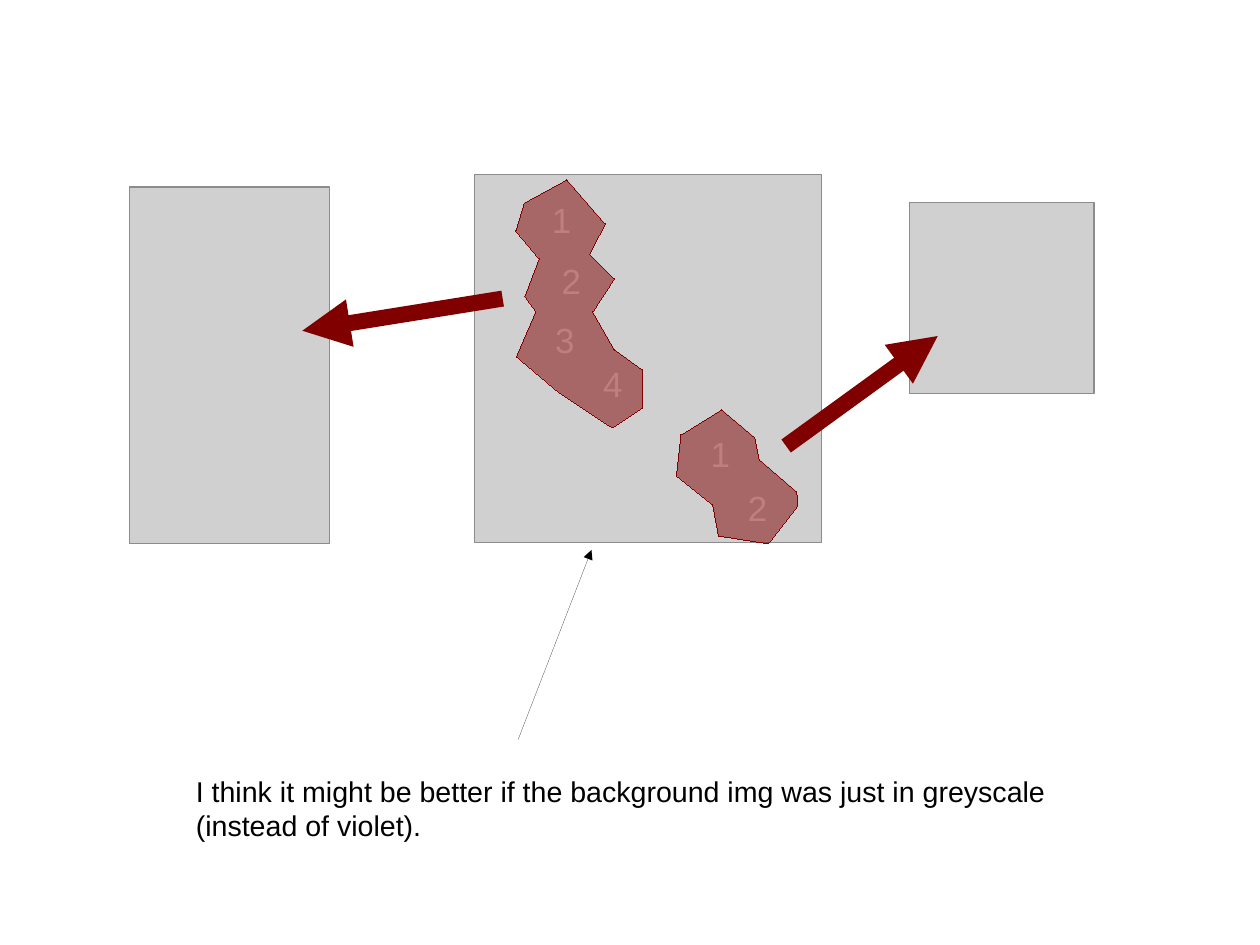
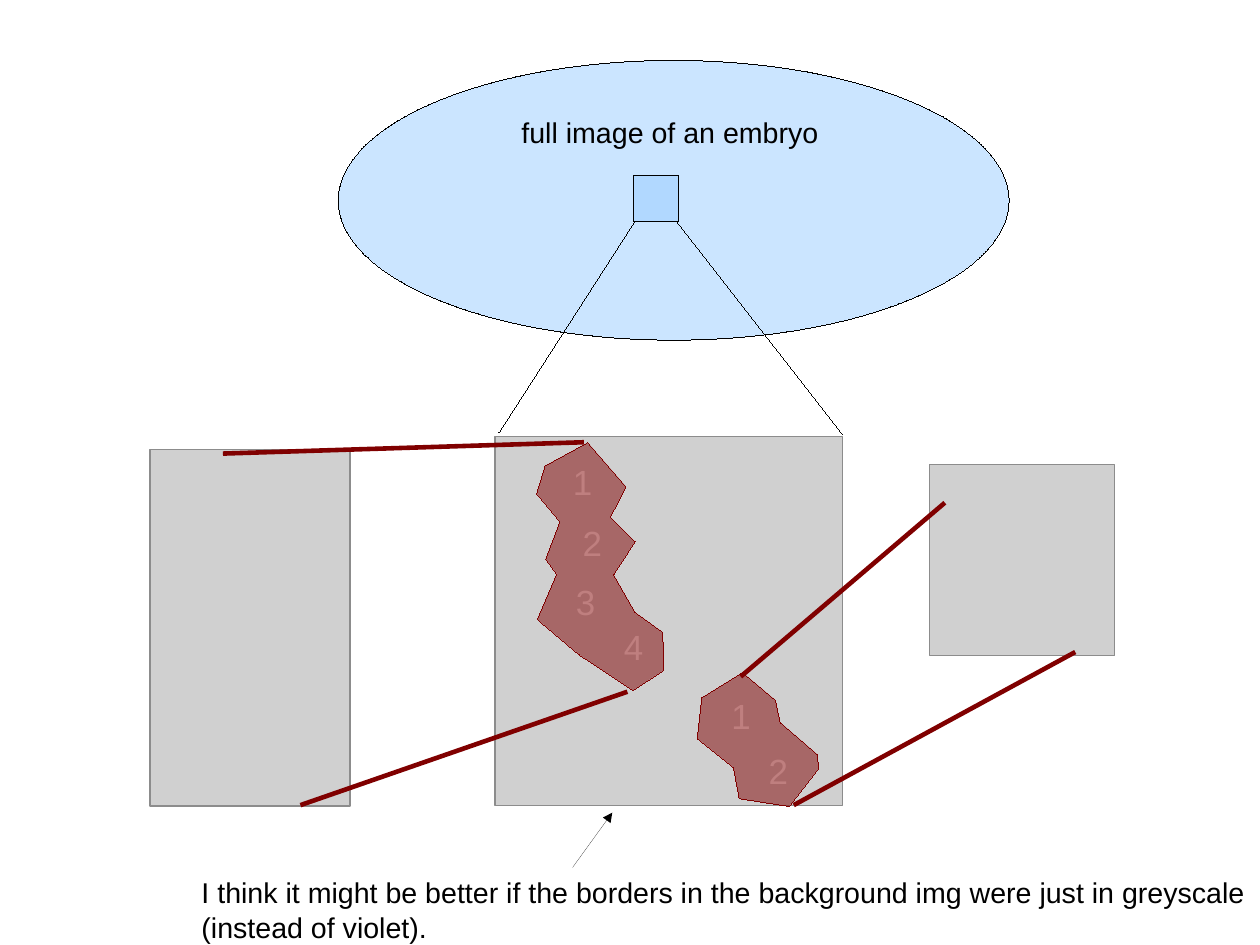
Before and after one commit to mgelbart/encircle-revived, a slide deck: slide 1 of segmentation/documents/fig1.odp. Drawn at 1260x945 pixels with LibreOffice and Linux fonts; fonts in the diff are those of the drawing; grey boxes stand for pictures. Boxes give left, top, right and bottom in pixels: in the first picture for what was removed or moved away, otherwise in the second. Text is boxed around its words. In the diff, an @@ line names an element or a change of style, - is before the commit and + after.

Commit message:
updated fig1.odp again

```diff
--- a/segmentation/documents/fig1.odp
+++ b/segmentation/documents/fig1.odp
@@ ellipse added at (338,61,1010,341), fill #99CCFF at 50% opacity, outline #000000 0 pt @@
@@ text added at (521,122,818,149), 18 pt, text #000000 @@
+full image of an embryo
@@ rectangle added at (633,176,679,222), fill #99CCFF at 50% opacity, outline #000000 0 pt @@
@@ line added from (499, 433) to (636, 221), #000000 0 pt @@
@@ line added from (677, 221) to (843, 434), #000000 0 pt @@
@@ arrow removed from (503, 298) to (303, 330) @@
@@ arrow removed from (787, 446) to (938, 336) @@
@@ picture: place and size @@
-picture at (129,188,329,544)
+picture at (150,449,350,806)
@@ line added from (223, 454) to (584, 442), #800000 2.89 pt @@
@@ freeform shape: place and size @@
-freeform shape at (516,180,643,428)
+freeform shape at (537,442,664,691)
@@ line added from (741, 677) to (946, 503), #800000 2.89 pt @@
@@ arrow removed from (518, 740) to (592, 550) @@
@@ line added from (794, 805) to (1076, 652), #800000 2.89 pt @@
@@ 2 pictures, 1 freeform shape: place and size @@
-2 pictures, 1 freeform shape at (475,174,1094,543)
+2 pictures, 1 freeform shape at (495,437,1116,806)
@@ line added from (301, 805) to (628, 692), #800000 2.89 pt @@
@@ arrow added from (573, 868) to (613, 813), #000000 0 pt @@
@@ text "I think it might be ...": place and size @@
-text "I think it might be ..." at (196,781,1045,842)
+text "I think it might be ..." at (201,882,1244,943)
@@ text at (201,882,1244,909): text changed @@
-I think it might be better if the background img was just in greyscale
+I think it might be better if the borders in the background img were just in greyscale
```
